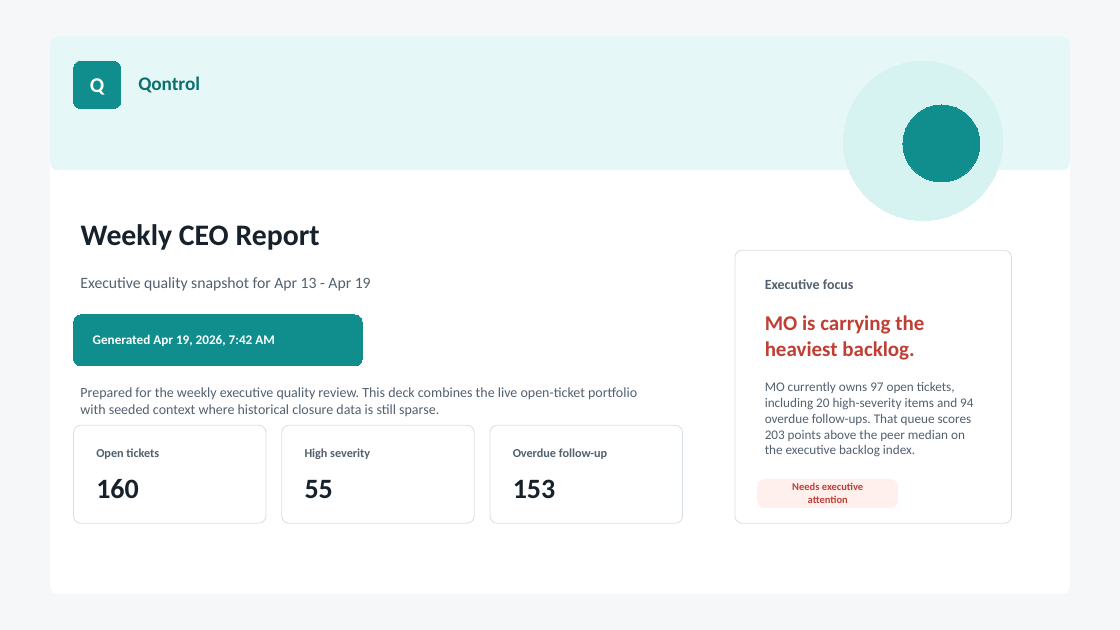
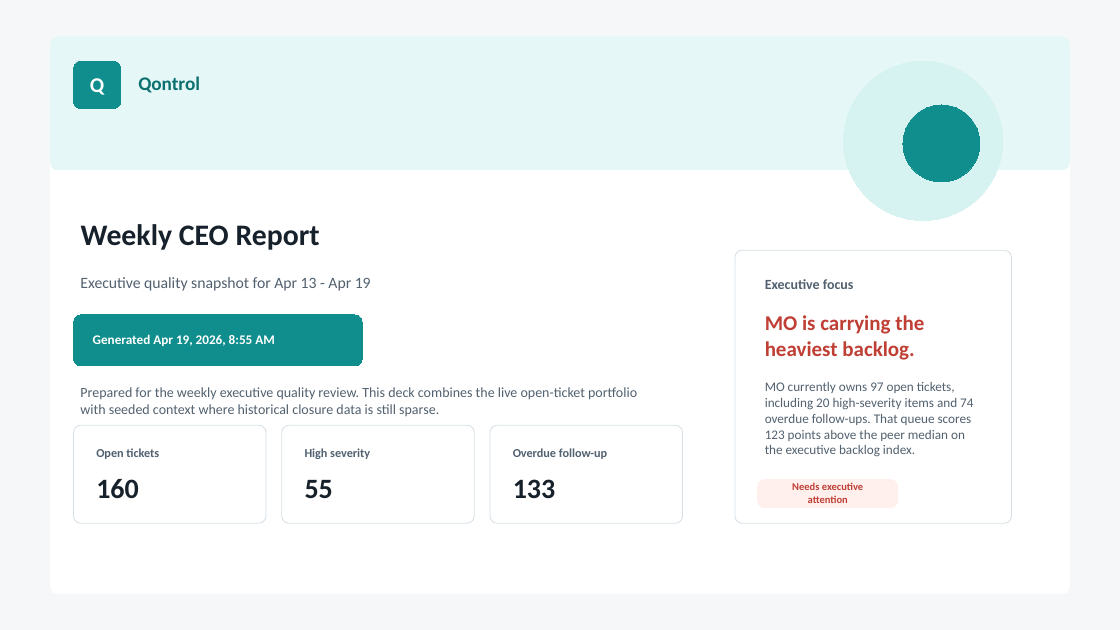
Before and after one commit to sachin-aag/codex-manex, a slide deck: slide 1 of qontrol/public/reports/ceo-weekly/ceo-weekly-2026-04-13/report.pptx. Drawn at 1120x630 pixels with LibreOffice and Linux fonts; fonts in the diff are those of the drawing. Boxes give left, top, right and bottom in pixels: in the first picture for what was removed or moved away, otherwise in the second. Text is boxed around its words. In the diff, an @@ line names an element or a change of style, - is before the commit and + after.

Commit message:
updating layout of single ticket thing

```diff
--- a/qontrol/public/reports/ceo-weekly/ceo-weekly-2026-04-13/report.pptx
+++ b/qontrol/public/reports/ceo-weekly/ceo-weekly-2026-04-13/report.pptx
@@ text at [93, 334, 275, 346]: text changed @@
-Generated Apr 19, 2026, 7:42 AM
+Generated Apr 19, 2026, 8:55 AM
@@ text at [765, 382, 973, 456]: text changed @@
-MO currently owns 97 open tickets, including 20 high-severity items and 94 overdue follow-ups. That queue scores 203 points above the peer median on the executive backlog index.
+MO currently owns 97 open tickets, including 20 high-severity items and 74 overdue follow-ups. That queue scores 123 points above the peer median on the executive backlog index.
@@ text at [513, 479, 556, 498]: text changed @@
-153
+133
```
Also in this commit, not shown: 3 other slides changed, 14 other files.
